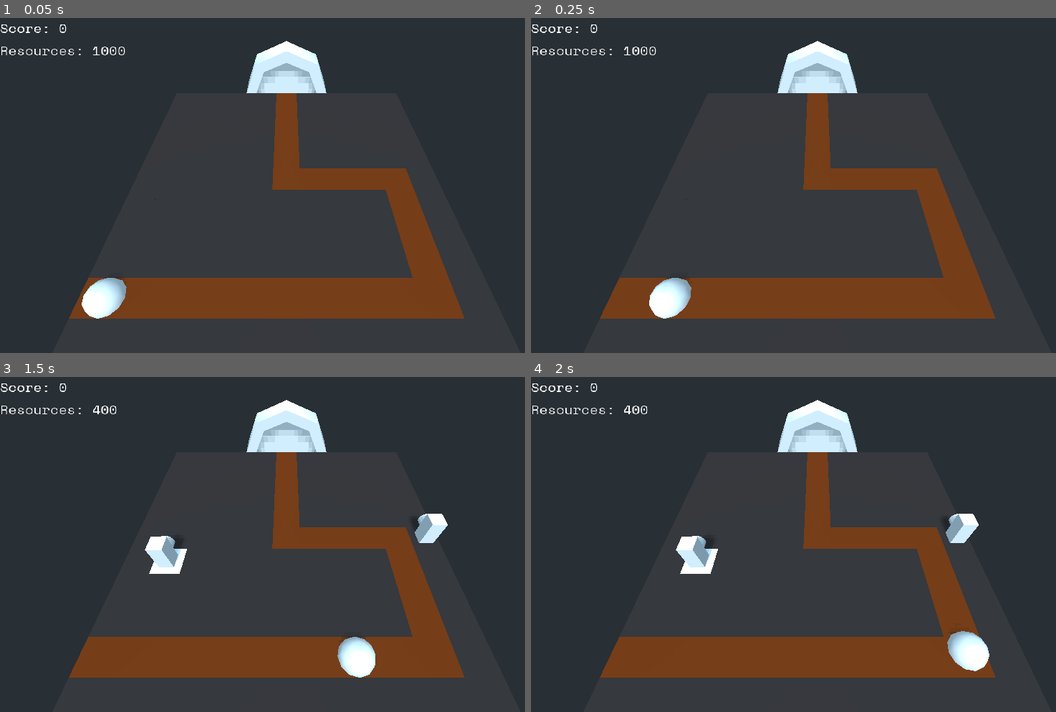
Above: before the commit, frames 1-4 (two rows, left to right).
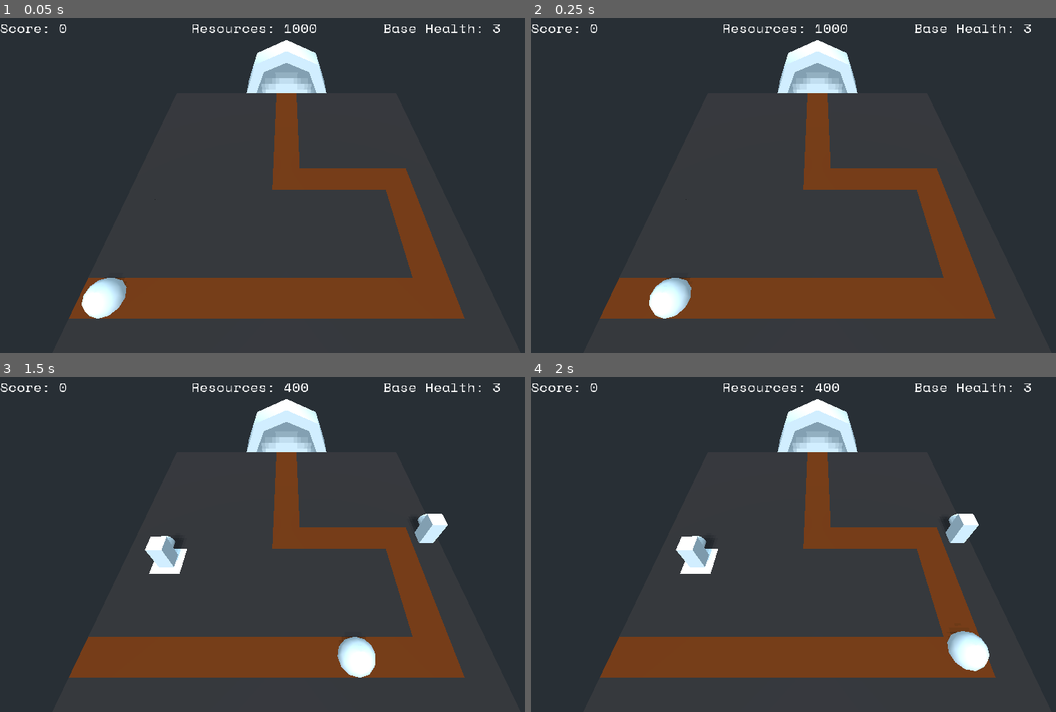
Above: after the commit, the same moments.

Repository: doctor-g/LD51
Game: Godot game, scene res://World.tscn
Same seed, same stepped clock (60 frames per second), same inputs: the game is played once before the commit and once after it.
Inputs (mouse positions are in pixels of both pictures, inside the frame that each line leads up to):
- Up to frame 1 (0.05 s): no input
- Up to frame 2 (0.25 s): no input
- Up to frame 3 (1.5 s): move the mouse to (414, 527) at 0.52 s; click (414, 527) at 0.67 s; move the mouse to (173, 561) at 1.27 s; click (173, 561) at 1.42 s
- Up to frame 4 (2 s): no input

The runs differ from the first frame. In frame 1, 0.9% of the frame differs, in the area x 0-96%, y 1-23%; in frame 2, 0.9%; in frame 3, 0.9%; in frame 4, 0.9%.

Commit message:
Deduct base health when enemy reaches it
There is no impact to losing all base health yet, but it is also impossible
since there is only one enemy.

Diff:
--- /dev/null
+++ b/project/Level/Base.gd
@@ -0,0 +1,5 @@
+extends Spatial
+
+func _on_Area_body_entered(body):
+	PlayerStats.base_health -= 1
+	body.queue_free()
--- a/project/Level/Base.tscn
+++ b/project/Level/Base.tscn
@@ -1,6 +1,13 @@
-[gd_scene format=2]
+[gd_scene load_steps=3 format=2]
+
+[ext_resource path="res://Level/Base.gd" type="Script" id=1]
+
+[sub_resource type="CylinderShape" id=1]
+height = 0.25
+radius = 2.0
 
 [node name="Base" type="Spatial"]
+script = ExtResource( 1 )
 
 [node name="CSGCylinder" type="CSGCylinder" parent="."]
 transform = Transform( 1, 0, 0, 0, -4.37114e-08, -1, 0, 1, -4.37114e-08, 0, 0, 0 )
@@ -11,6 +18,17 @@
 radius = 1.5
 
 [node name="CSGCylinder2" type="CSGCylinder" parent="."]
-transform = Transform( 1, 0, 0, 0, -4.37114e-08, -1, 0, 1, -4.37114e-08, 0, 0, 0 )
+transform = Transform( 1, 0, 0, 0, -4.37114e-08, -1, 0, 1, -4.37114e-08, 0, 0, -0.5 )
 radius = 2.0
 height = 0.25
+
+[node name="Area" type="Area" parent="."]
+transform = Transform( 1, 0, 0, 0, 1, 0, 0, 0, 1, 0, 0, 0.25 )
+collision_layer = 0
+collision_mask = 2
+
+[node name="CollisionShape" type="CollisionShape" parent="Area"]
+transform = Transform( 1, 0, 0, 0, -4.37114e-08, -1, 0, 1, -4.37114e-08, 0, 0, 0 )
+shape = SubResource( 1 )
+
+[connection signal="body_entered" from="Area" to="." method="_on_Area_body_entered"]
--- a/project/Level/PlayerStats.gd
+++ b/project/Level/PlayerStats.gd
@@ -1,4 +1,5 @@
 extends Node
 
-var score : int = 0
-var resources : int = 1000
+var score := 0
+var resources := 1000
+var base_health := 3
--- a/project/UI/HUD.gd
+++ b/project/UI/HUD.gd
@@ -2,7 +2,9 @@
 
 onready var _score_label := find_node("ScoreLabel")
 onready var _resources_label := find_node("ResourcesLabel")
+onready var _base_health_label := find_node("BaseHealthLabel")
 
 func _process(_delta):
 	_score_label.text = "Score: %d" % PlayerStats.score
 	_resources_label.text = "Resources: %d" % PlayerStats.resources
+	_base_health_label.text = "Base Health: %d" % PlayerStats.base_health
--- a/project/UI/HUD.tscn
+++ b/project/UI/HUD.tscn
@@ -16,17 +16,26 @@
 theme = SubResource( 2 )
 script = ExtResource( 2 )
 
-[node name="VBoxContainer" type="VBoxContainer" parent="."]
-margin_right = 40.0
-margin_bottom = 40.0
+[node name="VBoxContainer" type="HBoxContainer" parent="."]
+anchor_right = 1.0
+margin_bottom = 36.0
 
 [node name="ScoreLabel" type="Label" parent="VBoxContainer"]
-margin_right = 210.0
+margin_right = 338.0
 margin_bottom = 36.0
+size_flags_horizontal = 3
 text = "Score: XYZ"
 
 [node name="ResourcesLabel" type="Label" parent="VBoxContainer"]
-margin_top = 40.0
-margin_right = 210.0
-margin_bottom = 76.0
+margin_left = 342.0
+margin_right = 681.0
+margin_bottom = 36.0
+size_flags_horizontal = 3
 text = "Resources: ABC"
+
+[node name="BaseHealthLabel" type="Label" parent="VBoxContainer"]
+margin_left = 685.0
+margin_right = 1024.0
+margin_bottom = 36.0
+size_flags_horizontal = 3
+text = "Base Health: N"
